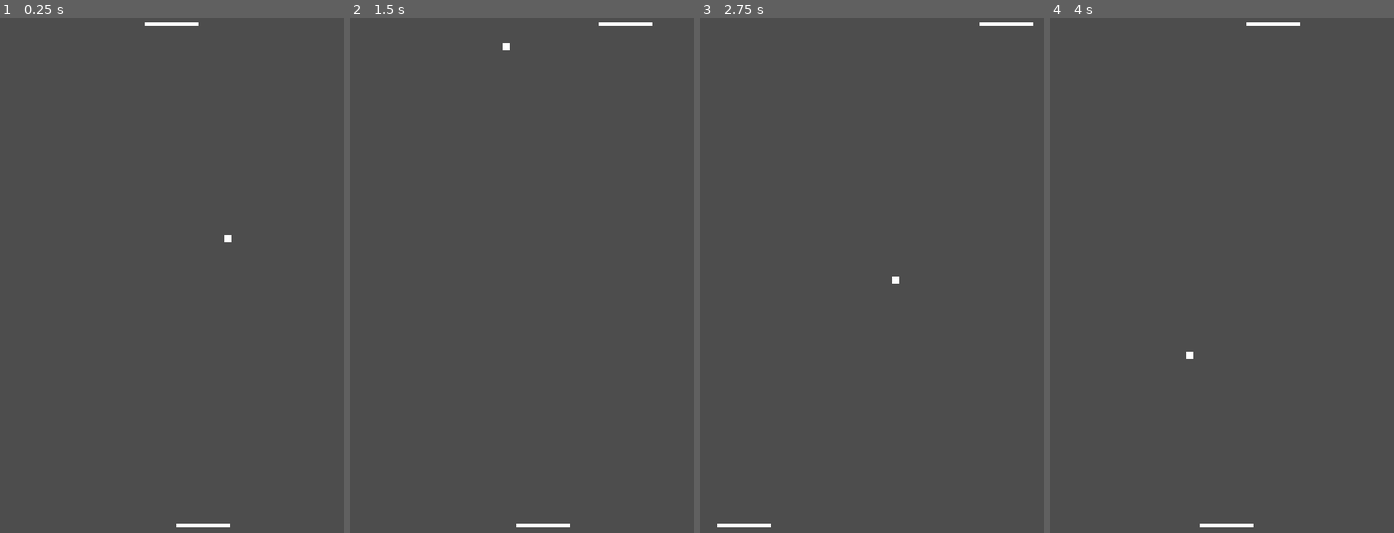
Above: before the commit, frames 1-4 (left to right).
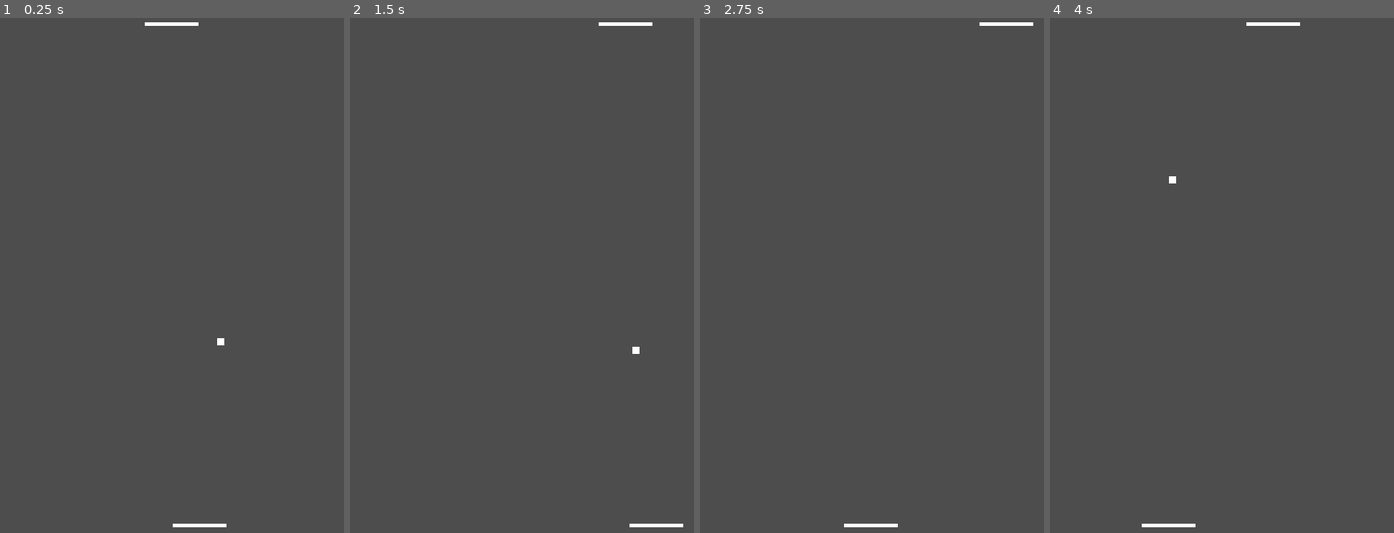
Above: after the commit, the same moments.

Repository: polecoder/pong
Game: Godot game, scene res://scenes/main.tscn
Same seed, same stepped clock (60 frames per second), same inputs: the game is played once before the commit and once after it.
Inputs:
- Up to frame 1 (0.25 s): no input
- Up to frame 2 (1.5 s): hold D (move_right) 0.53-1.28 s; hold A (move_left) from 1.28 s (still down)
- Up to frame 3 (2.75 s): release A (move_left) at 2.03 s; hold D (move_right) from 2.03 s (still down)
- Up to frame 4 (4 s): release D (move_right) at 3.53 s; hold A (move_left) from 3.53 s (still down)

The runs differ from the first frame. In frame 1, less than 0.1% of the frame differs, in the area x 50-68%, y 42-99%; in frame 2, 0.3%, in the area x 44-97%, y 4-99%; in frame 3, 0.2%; in frame 4, 0.3%.

Commit message:
fix: direcciones iniciales de pelota aburridas

Diff:
--- a/scripts/ball.gd
+++ b/scripts/ball.gd
@@ -20,6 +20,7 @@
 	elif collision:
 		velocity = velocity.bounce(collision.get_normal())
 
+
 func reset(time: int) -> void:
 	# pausa para volver a empezar
 	await get_tree().create_timer(time).timeout
@@ -27,5 +28,10 @@
 
 	position = initial_position
 	# velocidad inicial randomizada
-	direction = Vector2.RIGHT.rotated(randf_range(0, TAU))
+	direction = generate_random_direction()
 	velocity = direction * speed
+
+func generate_random_direction() -> Vector2:
+	var x = randf_range(-0.75, 0.75)
+	var y = 1 if (randf() > 0.5) else -1
+	return Vector2(x, y)
